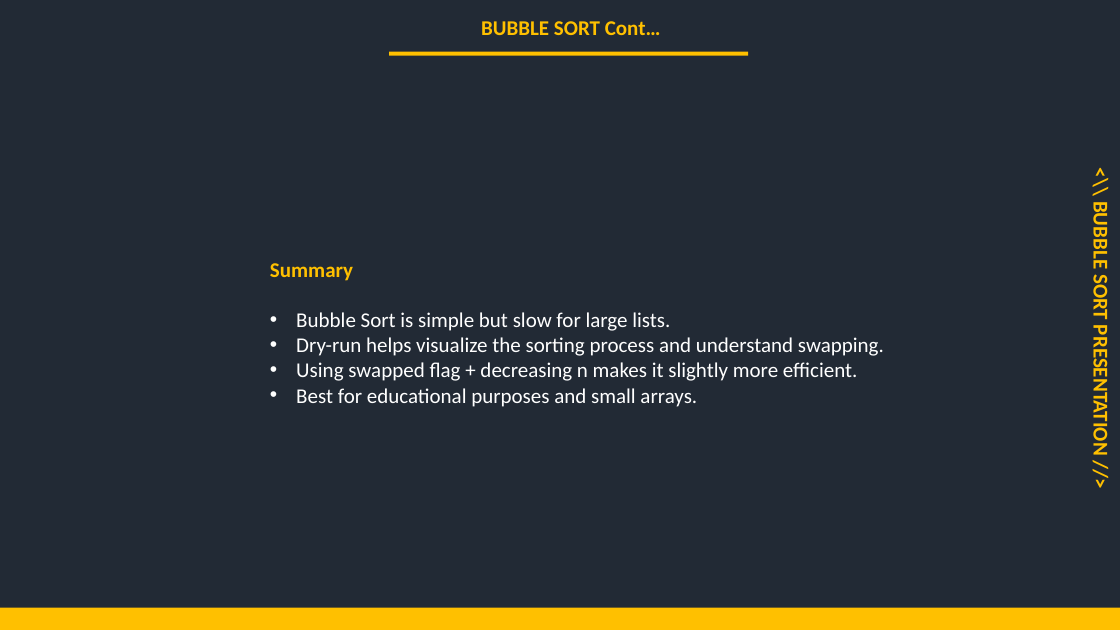
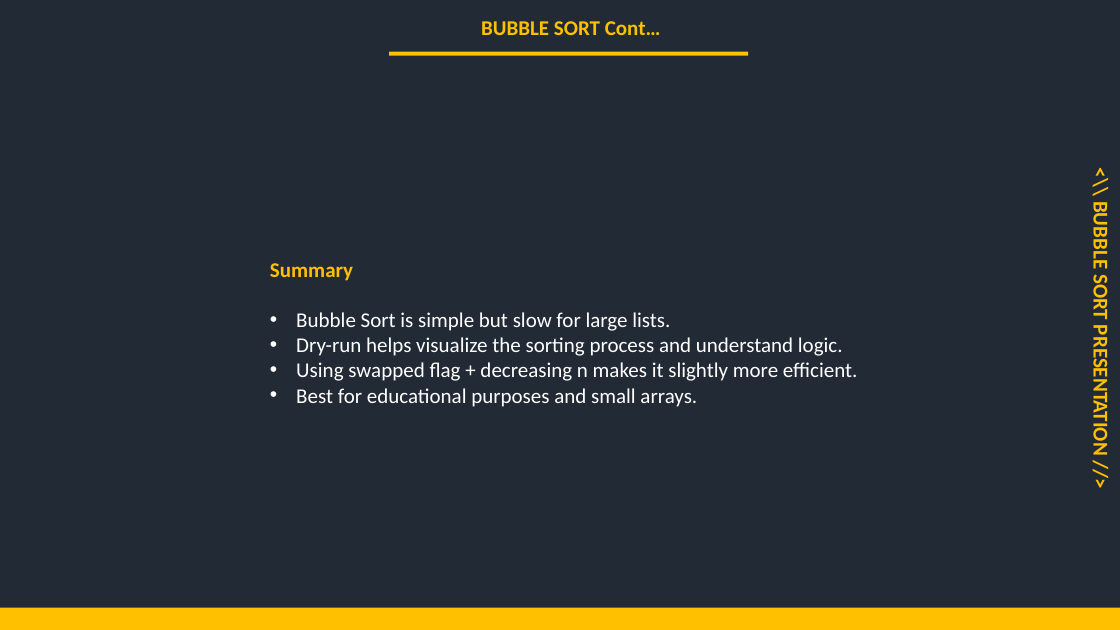
Before and after one commit to mutanganajoseph/Documents, a slide deck: slide 11 of auca/Sem-3/ICP/Assignment/Solution/Group4_Bubble_Sort_Presentation.pptx (slide 14 before the commit). Drawn at 1120x630 pixels with LibreOffice and Linux fonts; fonts in the diff are those of the drawing. Boxes give left, top, right and bottom in pixels: in the first picture for what was removed or moved away, otherwise in the second. Text is boxed around its words. In the diff, an @@ line names an element or a change of style, - is before the commit and + after.

```diff
--- a/auca/Sem-3/ICP/Assignment/Solution/Group4_Bubble_Sort_Presentation.pptx
+++ b/auca/Sem-3/ICP/Assignment/Solution/Group4_Bubble_Sort_Presentation.pptx
@@ text at (296,337,843,356): text changed @@
-• Dry-run helps visualize the sorting process and understand swapping.
+• Dry-run helps visualize the sorting process and understand logic.
```
Also in this commit, not shown: 6 other slides changed, 3 slides removed.
